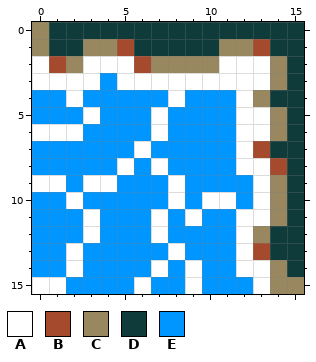
A pixel-art file gets an edit: ProjectMicro/Assets/Art/Tiles/Water_SW.aseprite. The picture above was drawn from the file before the commit.
16x16 pixels, 1 frame.
Palette (. is transparent): A #ffffff  B #a64a2e  C #98875f  D #0f3b3a  E #0096ff
Pixels before, first column x 0:
 0 CDDDDDDDDDDDDDDD
 1 CDDCCBDDDDDCCBDD
 2 ABCAAABCCCCAAACD
 3 AAAAEAAAAAAAAACD
 4 EEAEEEEEAEEEACDD
 5 EEEAEEEAEEEEAACD
 6 AAAEEEEAEEEEAACD
 7 EEEEEEAEEEEEABDD
 8 EEEEEAEAEEEEAABD
 9 AAEAAEEEAEEEEACD
10 EEAEEEEEAEAAEACD
11 EEEAEEEAEAEEAACD
12 EEEAEEEAEEEEACDD
13 EEAEEEEEAEEEABDD
14 EEAEEEEAEAEEAACD
15 AAEEEEAEEAEEEACC
After:
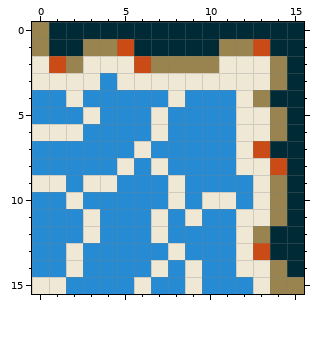
Changes in this commit:
Colour A changes from #ffffff to #eee8d5.
Colour B changes from #a64a2e to #cb4b16.
Colour C changes from #98875f to #99834f.
Colour D changes from #0f3b3a to #002b36.
Colour E changes from #0096ff to #268bd2.
Pixel boxes of the changes (left, top, right, bottom) in both pictures:
changed: (32, 22, 304, 294)
